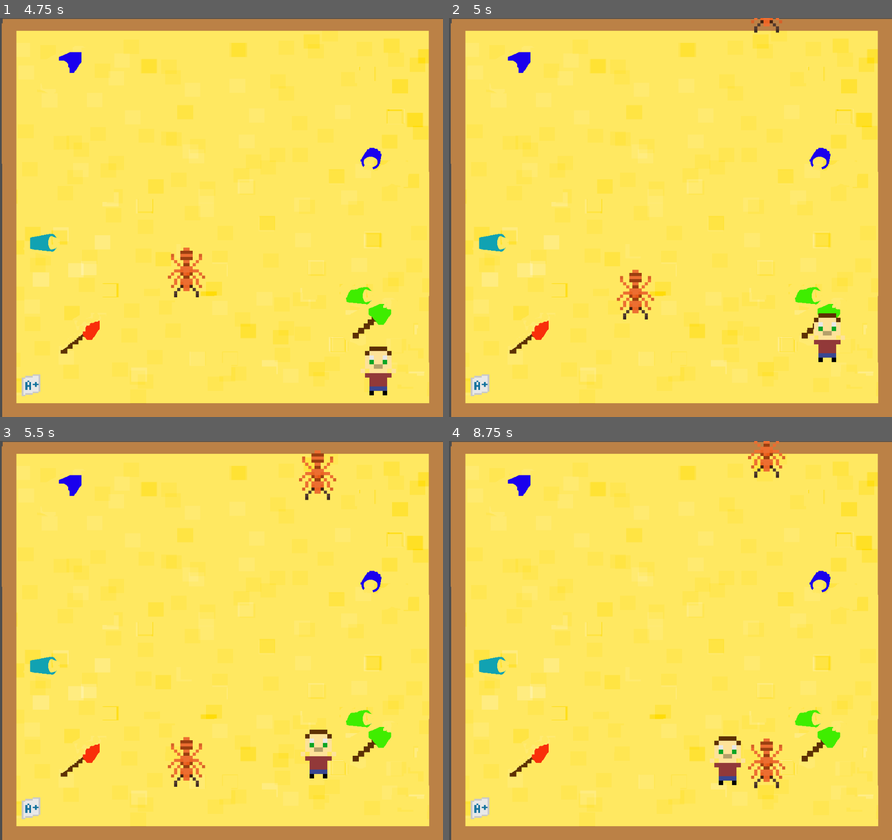
Above: before the commit, frames 1-4 (two rows, left to right).
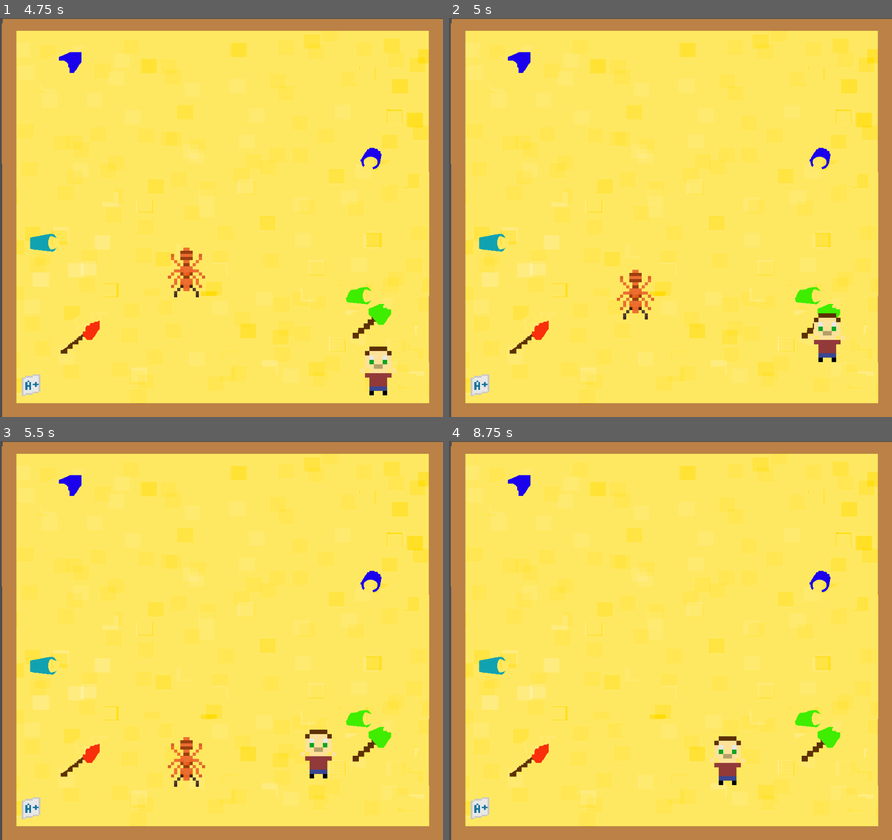
Above: after the commit, the same moments.

Repository: nsriv531/social-rejects-destinking
Game: Godot game, scene res://scenes/main_menu.tscn
The game is run twice, just before and just after one commit, with the same random seed, the same clock (stepped at 60 frames per second) and the same inputs.
Inputs (mouse positions are in pixels of both pictures, inside the frame that each line leads up to):
- Up to frame 1 (4.75 s): click "LEVEL SELECT" at 0.5 s; click (84, 161) at 1.25 s; hold Right (right) 2.03-2.78 s; tap Space (shoot) every 0.75 s from 2.1 to 4.35 s; hold S (down) 2.78-3.53 s; hold Right (right) 3.53-4.28 s; hold W (up) from 4.28 s (still down)
- Up to frame 2 (5 s): keep holding W (up)
- Up to frame 3 (5.5 s): release W (up) at 5.03 s; hold A (left) from 5.03 s (still down); tap Space (shoot) at 5.1 s
- Up to frame 4 (8.75 s): tap Space (shoot) every 0.75 s from 5.85 to 8.1 s; release A (left) at 6.53 s; hold S (down) 6.53-7.28 s; hold Right (right) 7.28-8.03 s; hold W (up) from 8.03 s (still down)

Frame 1 is identical in both runs. In frame 2, 0.1% of the frame differs, in the area x 68-76%, y 0-4%; in frame 3, 0.4%; in frame 4, 0.8%, in the area x 67-76%, y 0-88%.
Error after the commit: Parse Error: Identifier "enemy_destroyed" not declared in the current scope. (res://scripts/world.gd:33)

Commit message:
I don't know anymore

Diff:
--- a/scenes/health_1.tscn
+++ b/scenes/health_1.tscn
@@ -1,10 +1,10 @@
 [gd_scene load_steps=3 format=3 uid="uid://1s42mu7p5uax"]
 
-[ext_resource type="Script" path="res://scenes/health_1.gd" id="1_k1m5c"]
+[ext_resource type="Script" path="res://scripts/health_1.gd" id="1_nntci"]
 [ext_resource type="Texture2D" uid="uid://dwqf2ffnncswk" path="res://sprites/health.png" id="1_riont"]
 
 [node name="Health1" type="Node2D"]
-script = ExtResource("1_k1m5c")
+script = ExtResource("1_nntci")
 
 [node name="Health" type="Sprite2D" parent="."]
 position = Vector2(212, 224.5)
--- a/scenes/world1.tscn
+++ b/scenes/world.tscn
@@ -1,26 +1,26 @@
 [gd_scene load_steps=6 format=3 uid="uid://jk6jr3jn7qqy"]
 
-[ext_resource type="Script" path="res://scripts/world.gd" id="1_axw1o"]
-[ext_resource type="Texture2D" uid="uid://brboer6j2ukb2" path="res://sprites/sandbox.png" id="2_ffrko"]
-[ext_resource type="PackedScene" uid="uid://10a7wq5hjg3w" path="res://scenes/player.tscn" id="2_na3cn"]
-[ext_resource type="PackedScene" uid="uid://1s42mu7p5uax" path="res://scenes/health_1.tscn" id="5_8527c"]
-[ext_resource type="PackedScene" uid="uid://bwbw20gse1yo5" path="res://scenes/enemy.tscn" id="6_6qkjq"]
+[ext_resource type="Script" path="res://scripts/world.gd" id="1_017ya"]
+[ext_resource type="Texture2D" uid="uid://brboer6j2ukb2" path="res://sprites/sandbox.png" id="2_7p4pi"]
+[ext_resource type="PackedScene" uid="uid://10a7wq5hjg3w" path="res://scenes/player.tscn" id="3_dqw1q"]
+[ext_resource type="PackedScene" uid="uid://bwbw20gse1yo5" path="res://scenes/enemy.tscn" id="4_q0fwq"]
+[ext_resource type="PackedScene" uid="uid://1s42mu7p5uax" path="res://scenes/health_1.tscn" id="5_xbo42"]
 
-[node name="World" type="Node2D"]
-script = ExtResource("1_axw1o")
+[node name="L1" type="Node2D"]
+script = ExtResource("1_017ya")
 
 [node name="Sand_backround" type="Sprite2D" parent="."]
 light_mask = 0
 position = Vector2(503, 451)
 scale = Vector2(1.1045, 0.997222)
-texture = ExtResource("2_ffrko")
+texture = ExtResource("2_7p4pi")
 region_enabled = true
 region_rect = Rect2(0, 0, 1000, 900)
 
-[node name="Player" parent="." instance=ExtResource("2_na3cn")]
+[node name="Player" parent="." instance=ExtResource("3_dqw1q")]
 position = Vector2(403, 689)
 
-[node name="Enemy" parent="." instance=ExtResource("6_6qkjq")]
+[node name="Enemy" parent="." instance=ExtResource("4_q0fwq")]
 position = Vector2(421, -109)
 
 [node name="Marker2D" type="Marker2D" parent="."]
--- a/scripts/level_select.gd
+++ b/scripts/level_select.gd
@@ -2,7 +2,7 @@
 
 
 func _on_l_1_pressed():
-	get_tree().change_scene_to_file("res://scenes/world1.tscn")
+	get_tree().change_scene_to_file("res://scenes/world.tscn")
 
 func _on_l_2_pressed():
 	get_tree().change_scene_to_file("res://scenes/.tscn")
--- a/scripts/world.gd
+++ b/scripts/world.gd
@@ -27,29 +27,12 @@
 	if body.is_in_group("Player"):
 		global_position = Vector2(40, 861)
 
-'''func level_detect():
-	if get_tree().current_scene.name == "L1":
-		enemies_destroyed(10)
-
-	if get_tree().current_scene.name == "L2":
-		enemies_destroyed(5)
-		level_switch(enemies_destroyed)
-	if get_tree().current_scene.name == "L3":
-		enemies_destroyed(1)
-		level_switch(enemies_destroyed)
-	if get_tree().current_scene.name == "L4":
-		enemies_destroyed(20)
-		level_switch(enemies_destroyed)
-	if get_tree().current_scene.name == "L5":
-		enemies_destroyed(1)
-		level_switch(enemies_destroyed)
-
 func enemies_destroyed(enemy_counter):
 	counter = enemy_counter
 	while counter > 0 :
 		if enemy_destroyed:
 			counter = counter - 1
-	return enemy_counter'''
+	get_tree().change_scene_to_file("res://scenes/L2.tscn")
 
 func level_switch(level):
 	if level == 10:
Not shown: 1 places in scenes/world.tscn that only renumber resources
Renamed: scenes/health_1.gd -> scripts/health_1.gd
Not shown, added: sounds/death sound epic.mp3.import
Not shown, added: sounds/drop sound maybe.mp3.import
Not shown, added: sounds/projectile sound.mp3.import
Not shown, added: sounds/victory sound.mp3.import
